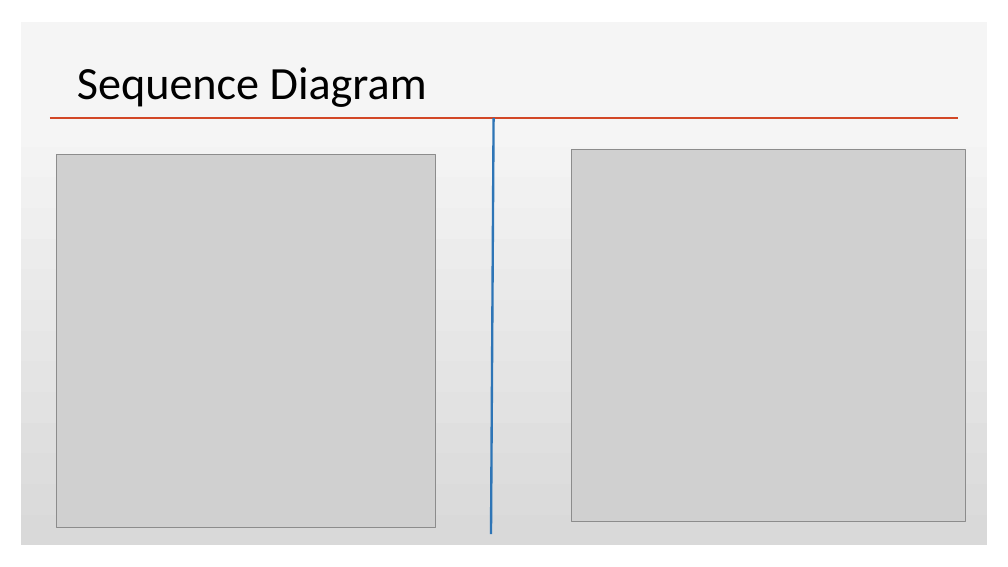
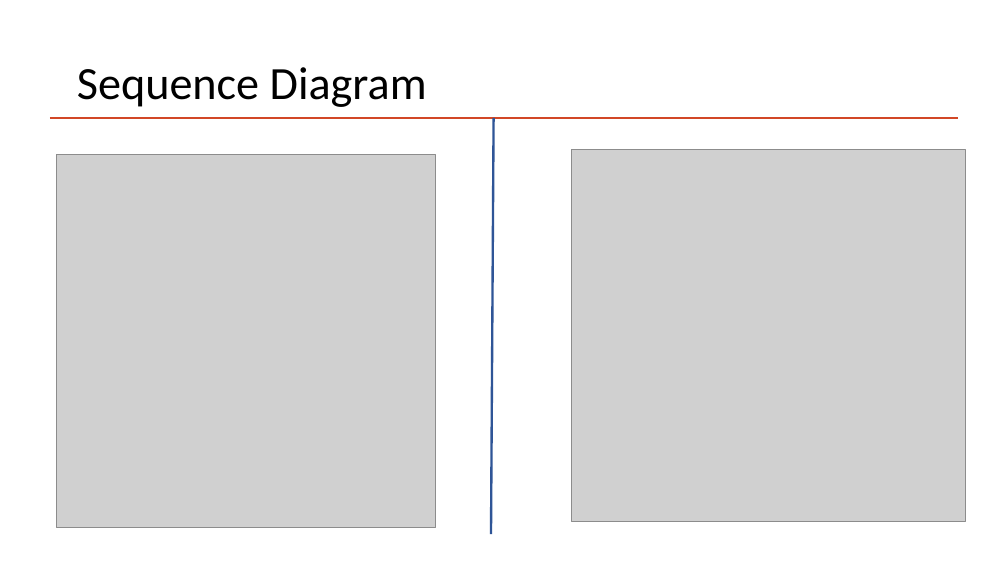
Before and after one commit to markfloryan/gamedesign, a slide deck: slide 24 of slides/ObserverDesignPattern.pptx (slide 6 before the commit). Drawn at 1008x567 pixels with LibreOffice and Linux fonts; fonts in the diff are those of the drawing; grey boxes stand for pictures. Boxes give left, top, right and bottom in pixels: in the first picture for what was removed or moved away, otherwise in the second. Text is boxed around its words. In the diff, an @@ line names an element or a change of style, - is before the commit and + after.

```diff
--- a/slides/ObserverDesignPattern.pptx
+++ b/slides/ObserverDesignPattern.pptx
@@ rectangle removed at [21, 22, 988, 546] @@
@@ rectangle removed at [21, 22, 988, 546] @@
@@ line (494, 118) - (492, 535): stroke #2E75B6 2.25 pt to #2F5597 2.25 pt @@
```
Also in this commit, not shown: 11 other slides changed, 19 slides added, 1 slide removed, 3 other files.
